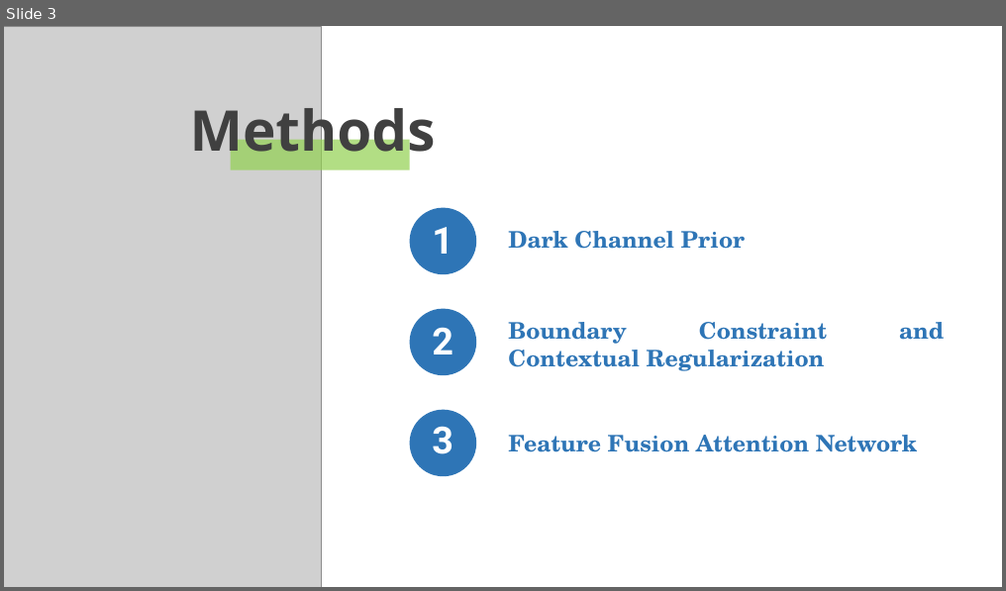
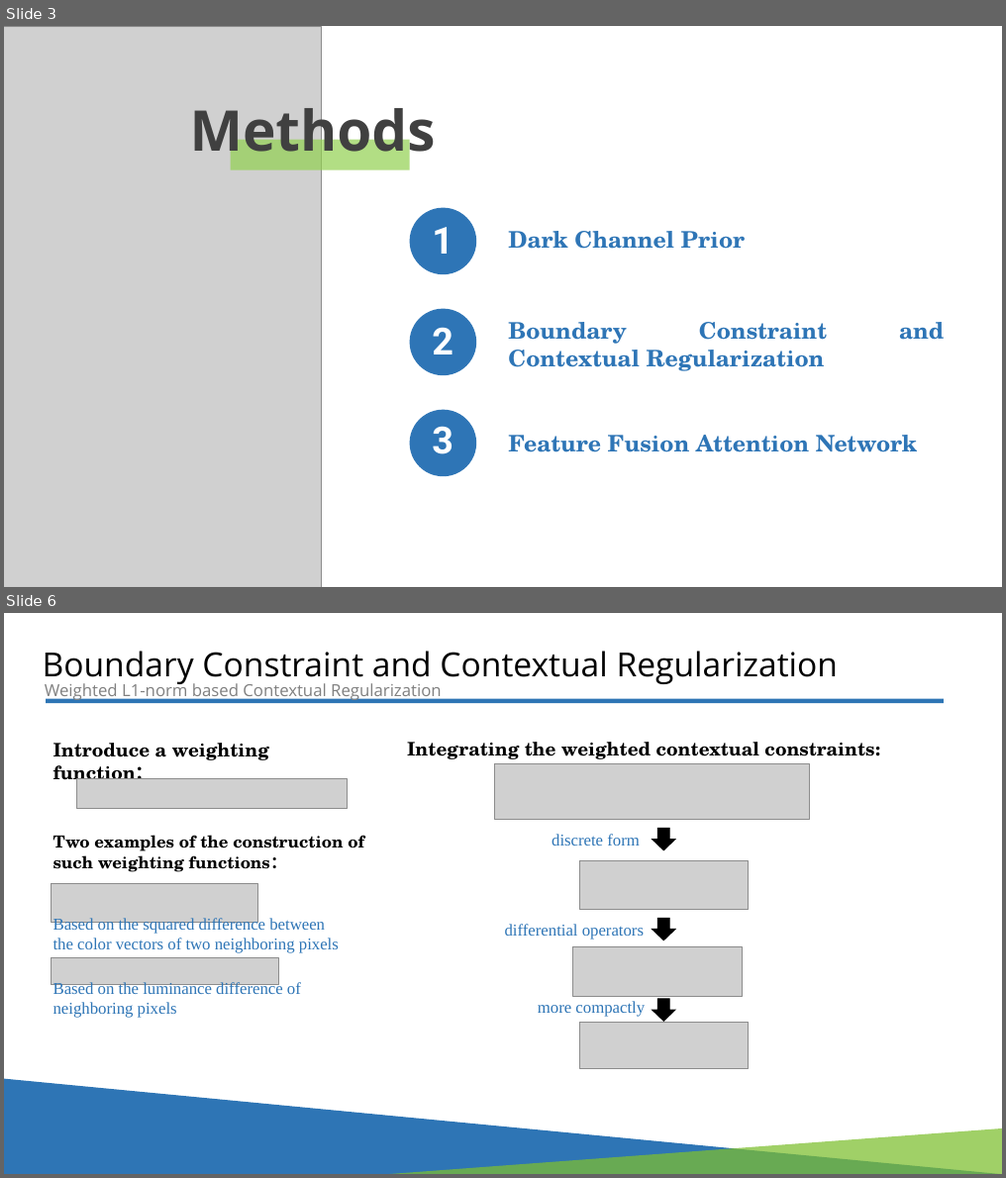
Before and after one commit to LiaochengStar/Defogging_Project_DIP, a slide deck: papers/group14_image_defogging.pptx. Shown one above the other, each under a label of ours: slide 3 before the commit, slides 3 and 6 after it; the slides between them are not shown. The pictures are 1006x591 and 1006x1178 pixels, drawn with LibreOffice and Linux fonts; fonts in the diff are those of the drawing; grey boxes stand for pictures. Boxes give left, top, right and bottom in pixels: in the first picture for what was removed or moved away, otherwise in the second. Text is boxed around its words. In the diff, an @@ line names an element or a change of style, - is before the commit and + after.

```diff
--- a/papers/group14_image_defogging.pptx
+++ b/papers/group14_image_defogging.pptx
@@ slide 6 added at [4,613,1002,1174], background #FFFFFF @@
@@ text added at [43,651,839,685], 32 pt, text #000000 @@
+Boundary Constraint and Contextual Regularization
@@ text added at [45,680,442,701], 16 pt, text #808080 @@
+Weighted L1-norm based Contextual Regularization
@@ rectangle added at [46,699,944,703], fill #2E75B5 @@
@@ text added at [54,743,269,786], 18 pt, text #000000, bold @@
+Introduce a weighting function：
@@ text added at [407,742,880,760], 18 pt, text #000000, bold @@
+Integrating the weighted contextual constraints:
@@ picture added at [76,778,347,808] @@
@@ picture added at [495,764,810,820] @@
@@ text added at [54,835,364,872], 16 pt, text #000000, bold @@
+Two examples of the construction of such weighting functions：
@@ text added at [551,834,640,846], 16 pt, text #2E75B6 @@
+discrete form
@@ down arrow added at [652,829,675,851], fill #000000, outline #000000 1 pt @@
@@ picture added at [580,861,748,910] @@
@@ picture added at [52,883,257,922] @@
@@ text added at [54,916,339,954], 16 pt, text #2E75B6 @@
+Based on the squared difference between the color vectors of two neighboring pixels
@@ text added at [505,924,644,940], 16 pt, text #2E75B6 @@
+differential operators
@@ down arrow added at [652,919,675,940], fill #000000, outline #000000 1 pt @@
@@ picture added at [52,959,279,985] @@
@@ picture added at [573,947,742,996] @@
@@ text added at [54,981,301,1018], 16 pt, text #2E75B6 @@
+Based on the luminance difference of neighboring pixels
@@ text added at [538,1001,645,1017], 16 pt, text #2E75B6 @@
+more compactly
@@ picture added at [580,1022,748,1069] @@
@@ down arrow added at [652,999,675,1021], fill #000000, outline #000000 1 pt @@
@@ freeform shape added at [4,1079,1002,1174], fill #2E75B5 @@
@@ freeform shape added at [386,1129,1002,1174], fill #7EBF2F at 73% opacity @@
```
Also in this commit, not shown: 1 slide changed, 3 other slides added.
